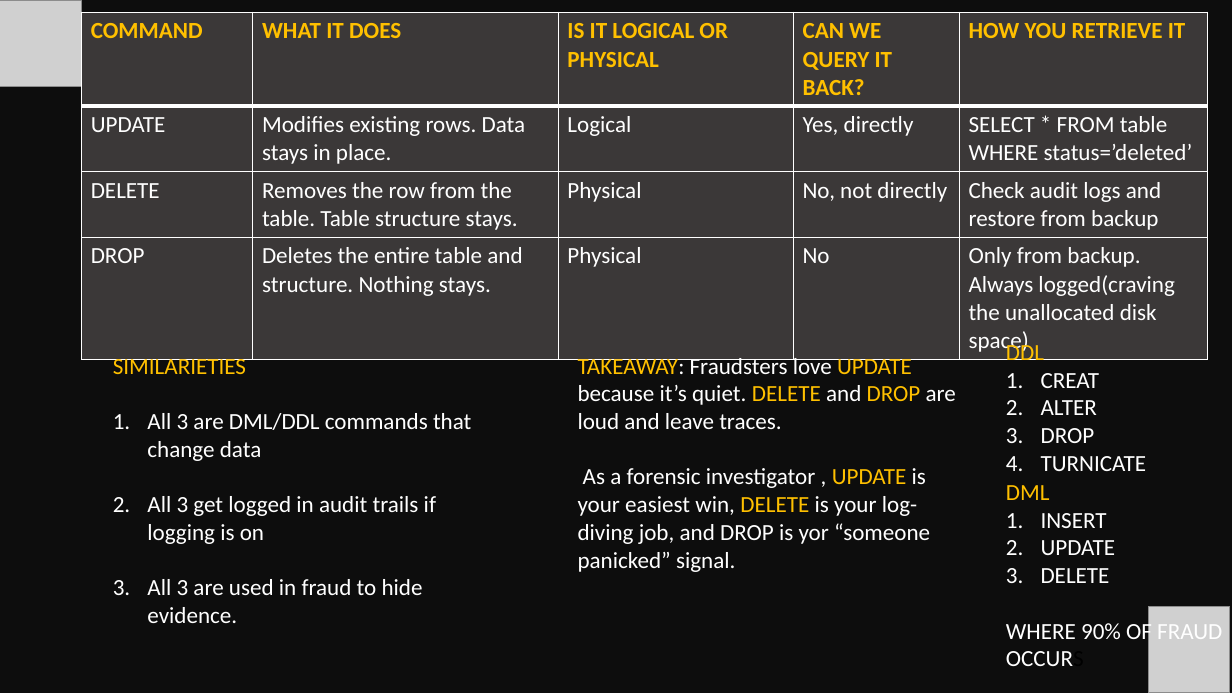
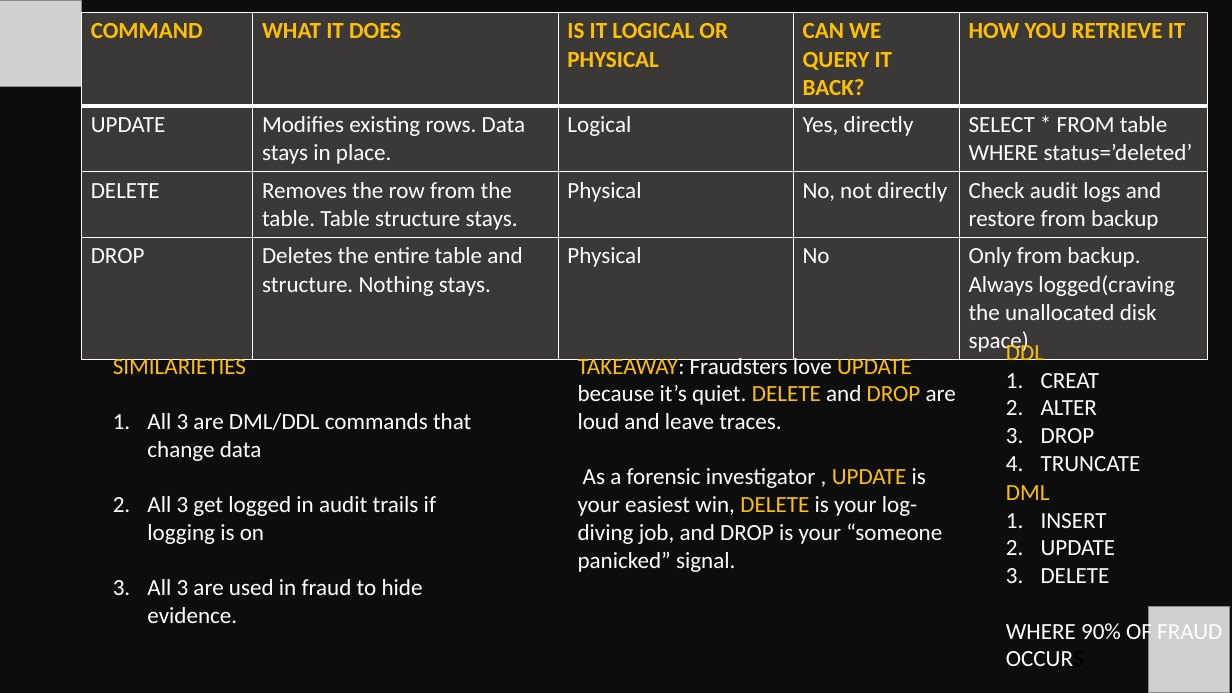
Before and after one commit to Evodia123/database-forensics-portfolio, a slide deck: slide 4 of DATABASE FORENSICS DAY 3 OF 30.pptx. Drawn at 1232x693 pixels with LibreOffice and Linux fonts; fonts in the diff are those of the drawing; grey boxes stand for pictures. Boxes give left, top, right and bottom in pixels: in the first picture for what was removed or moved away, otherwise in the second. Text is boxed around its words. In the diff, an @@ line names an element or a change of style, - is before the commit and + after.

```diff
--- a/DATABASE FORENSICS DAY 3 OF 30.pptx
+++ b/DATABASE FORENSICS DAY 3 OF 30.pptx
@@ text at [578,468,942,572]: text changed @@
-As a forensic investigator , UPDATE is your easiest win, DELETE is your log-diving job, and DROP is yor “someone panicked” signal.
+As a forensic investigator , UPDATE is your easiest win, DELETE is your log-diving job, and DROP is your “someone panicked” signal.
@@ text at [1041,456,1141,471]: text changed @@
-4. TURNICATE
+4. TRUNCATE
```
Also in this commit, not shown: 1 other slide changed.
